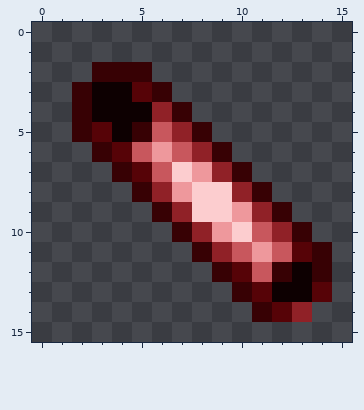
A pixel-art sprite gets an edit: tfc/textures/items/metal/tuyere/red_steel.png. The first picture shows the starting point.
The file is 16x16 pixels.
New version:
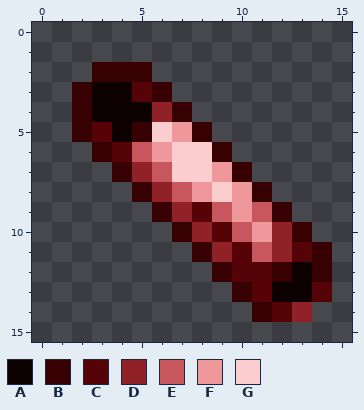
Palette (. is transparent): A #0d0001  B #370104  C #560307  D #902127  E #c8575d  F #ee989c  G #fccdcf
The exact change:
y 5: x 6..7 ED -> GF
y 6: x 7..8 ED -> GG
y 7: x 5 C -> D; x 8..9 FD -> GF
y 8: x 7..8 FG -> EF; x 10 D -> F
y 9: x 8..9 GG -> CE; x 11 D -> E
y 10: x 9..11 FGE -> CEF
y 11: x 10..12 EFE -> CED
y 12: x 11 E -> C
Boxes around the changes in both pictures, in picture pixels (x1, y1, x2, y2):
changed: (132, 122, 292, 282)
